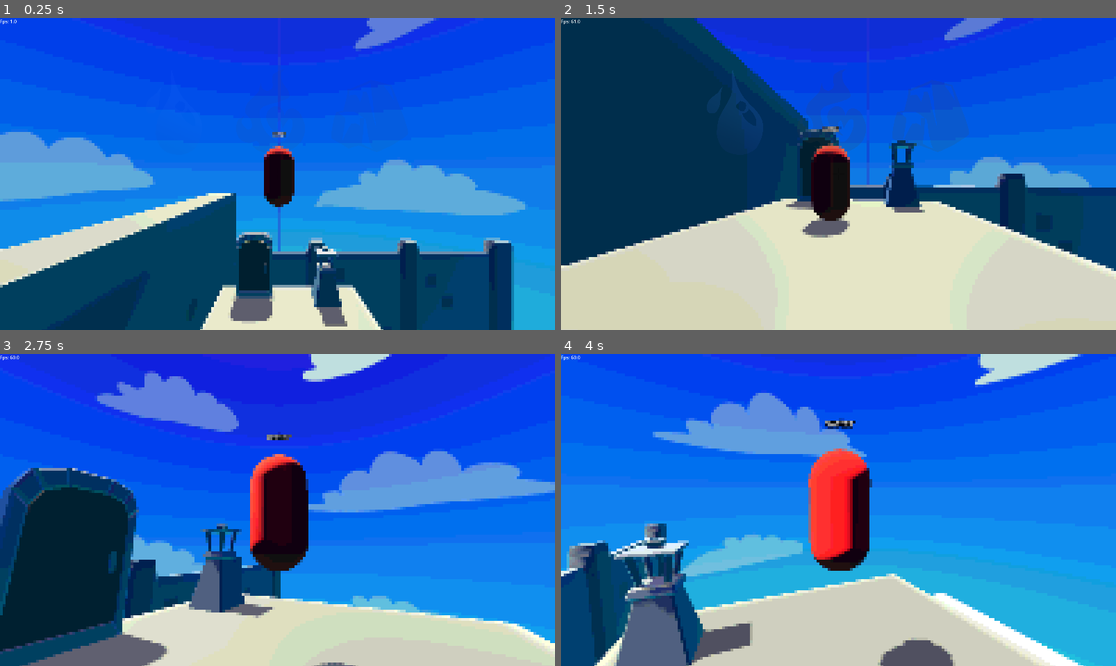
Above: before the commit, frames 1-4 (two rows, left to right).
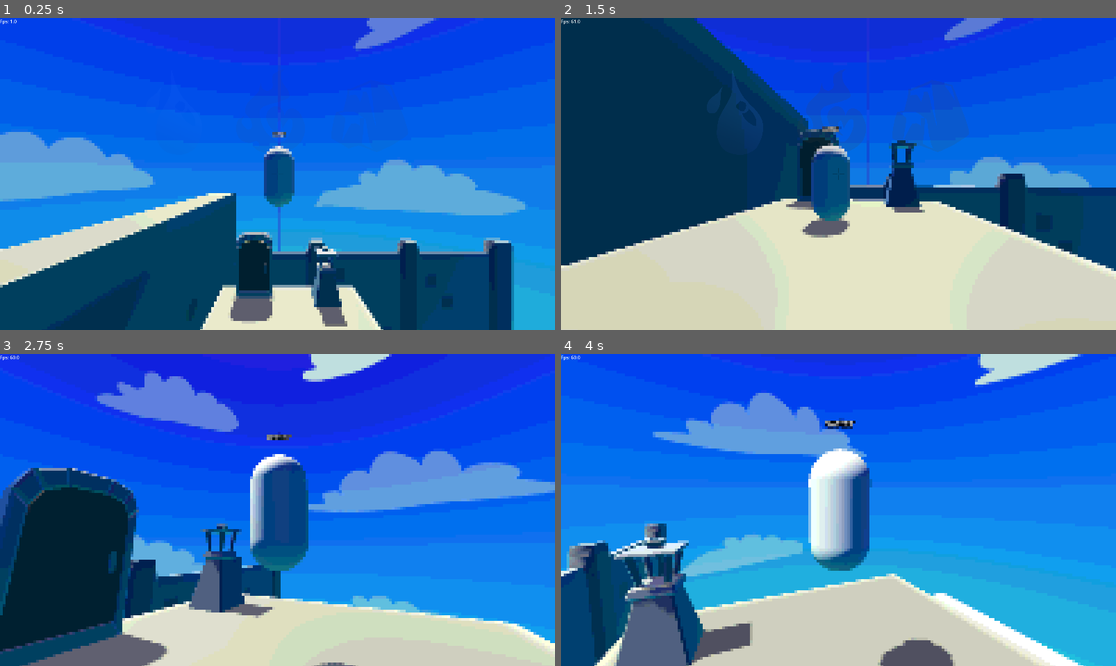
Above: after the commit, the same moments.

Repository: JZxAkuma/FIT2145-Game-Prototype-1
Game: Godot game, scene res://do_not_touch_this.tscn
The game is run twice, just before and just after one commit, with the same random seed, the same clock (stepped at 60 frames per second) and the same inputs. This scene is started directly instead of the project's main scene.
Inputs (mouse positions are in pixels of both pictures, inside the frame that each line leads up to):
- Up to frame 1 (0.25 s): no input
- Up to frame 2 (1.5 s): tap Enter (ui_accept) at 0.5 s; move the mouse to (866, 174) at 0.52 s; hold Right mouse button (aim) 0.53-1.28 s; hold Up (ui_up) from 0.53 s (still down); tap Space (jump) at 0.77 s; move the mouse to (810, 174) at 1.27 s; tap Shift (change element) at 1.35 s
- Up to frame 3 (2.75 s): keep holding Up (ui_up); tap Space (jump) at 1.52 s; move the mouse to (288, 503) at 2.02 s; tap Mouse wheel down (scroll_down) at 2.1 s
- Up to frame 4 (4 s): keep holding Up (ui_up); move the mouse to (832, 516) at 2.77 s; tap Mouse wheel up (scroll_up) at 2.85 s; tap Space (jump) at 3.02, 3.77 s; move the mouse to (877, 513) at 3.52 s; press the mouse at (877, 513) at 3.53 s

The runs differ from the first frame. In frame 1, 1.0% of the frame differs, in the area x 47-54%, y 40-61%; in frame 2, 1.5%; in frame 3, 3.5%; in frame 4, 3.9%, in the area x 44-57%, y 30-70%.

Commit message:
Revert "Player now rotate towards movement"
This reverts commit a7d0fbfe96d36f14d1eedac19ee16812064bcbeb.

Diff:
--- a/level component/player.tscn
+++ b/level component/player.tscn
@@ -9,11 +9,7 @@
 [ext_resource type="Texture2D" uid="uid://dpfnb02w8cyq3" path="res://Icons/EarthInactive.png" id="7_84xnk"]
 [ext_resource type="Texture2D" uid="uid://cpn8kogxjm8cn" path="res://Icons/EarthActive.png" id="8_mmloc"]
 
-[sub_resource type="StandardMaterial3D" id="StandardMaterial3D_5enqi"]
-albedo_color = Color(1, 0, 0, 1)
-
 [sub_resource type="CapsuleMesh" id="CapsuleMesh_fj7yv"]
-material = SubResource("StandardMaterial3D_5enqi")
 
 [sub_resource type="SphereMesh" id="SphereMesh_f3sb7"]
 
Not shown: 1 places in level component/player.tscn that only renumber resources
